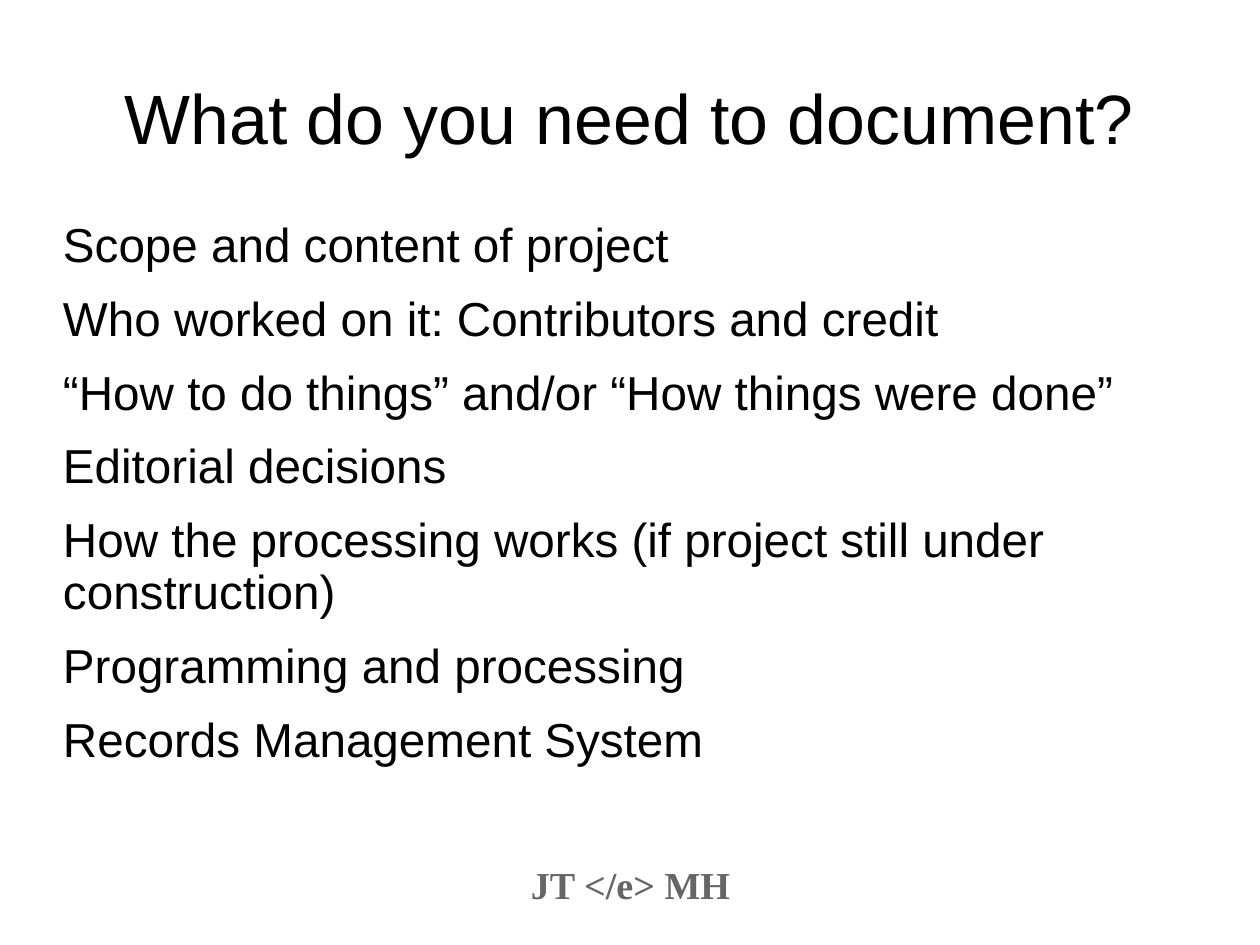
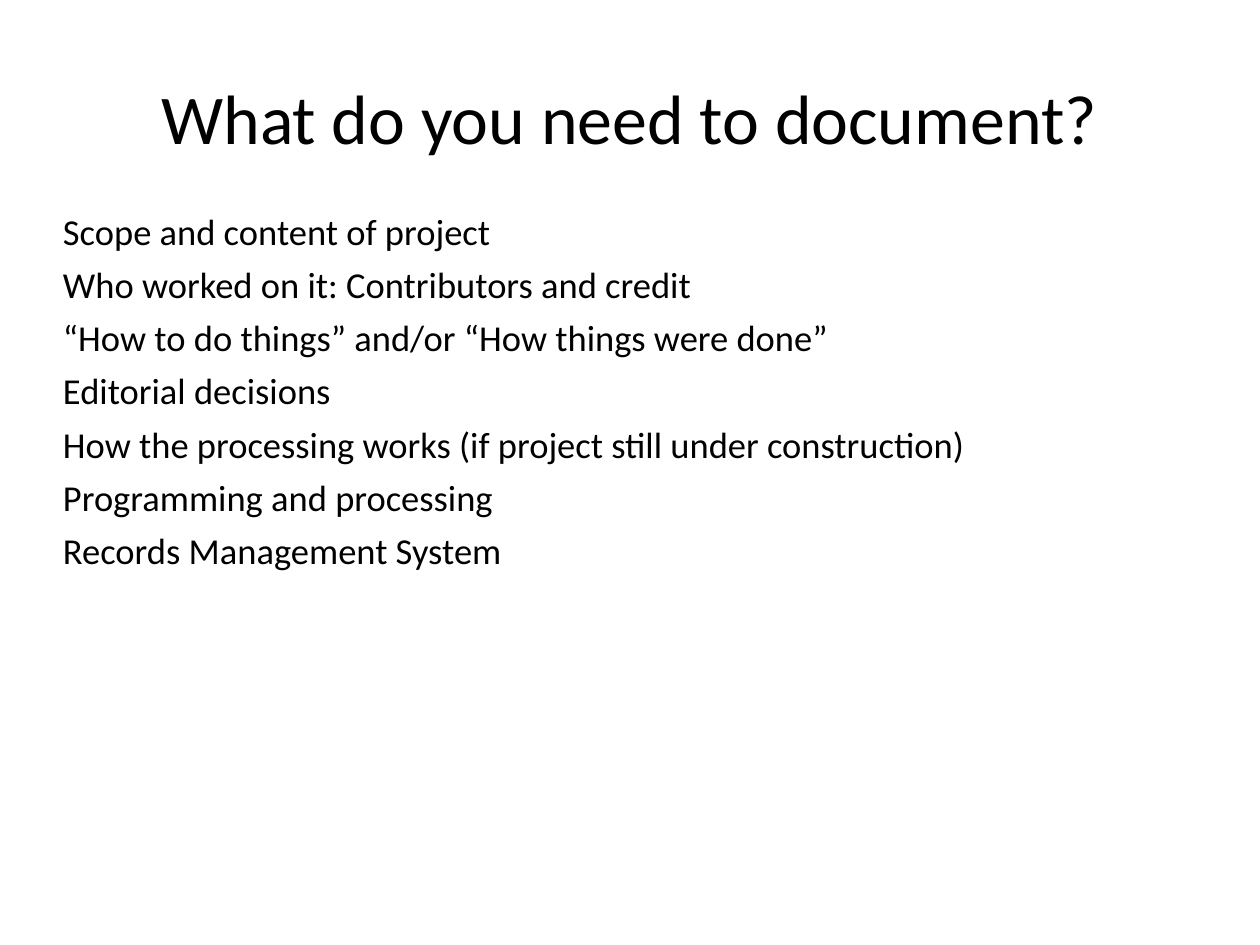
Before and after one commit to projectEndings/Endings, a slide deck: slide 15 of presentations/dhsi2019/documentation.odp (slide 10 before the commit). Drawn at 1260x945 pixels with LibreOffice and Linux fonts; fonts in the diff are those of the drawing; background and template pictures are left out. Boxes give left, top, right and bottom in pixels: in the first picture for what was removed or moved away, otherwise in the second. Text is boxed around its words. In the diff, an @@ line names an element or a change of style, - is before the commit and + after.

Commit message:
Updated documentation slides and using releases slides

```diff
--- a/presentations/dhsi2019/documentation.odp
+++ b/presentations/dhsi2019/documentation.odp
@@ title "What do you need to ..." at [161, 95, 1097, 156]: font Arial to Calibri; alignment centre to left @@
@@ text "Scope and content of project" at [63, 219, 964, 571]: size 30 to 23 pt, font Arial to Calibri; line spacing 0.9 to 0.7 @@
@@ text removed at [531, 874, 731, 900] @@
-JT </e> MH
```
Also in this commit, not shown: 13 other slides changed, 8 slides added, 1 slide removed, 1 other file.
